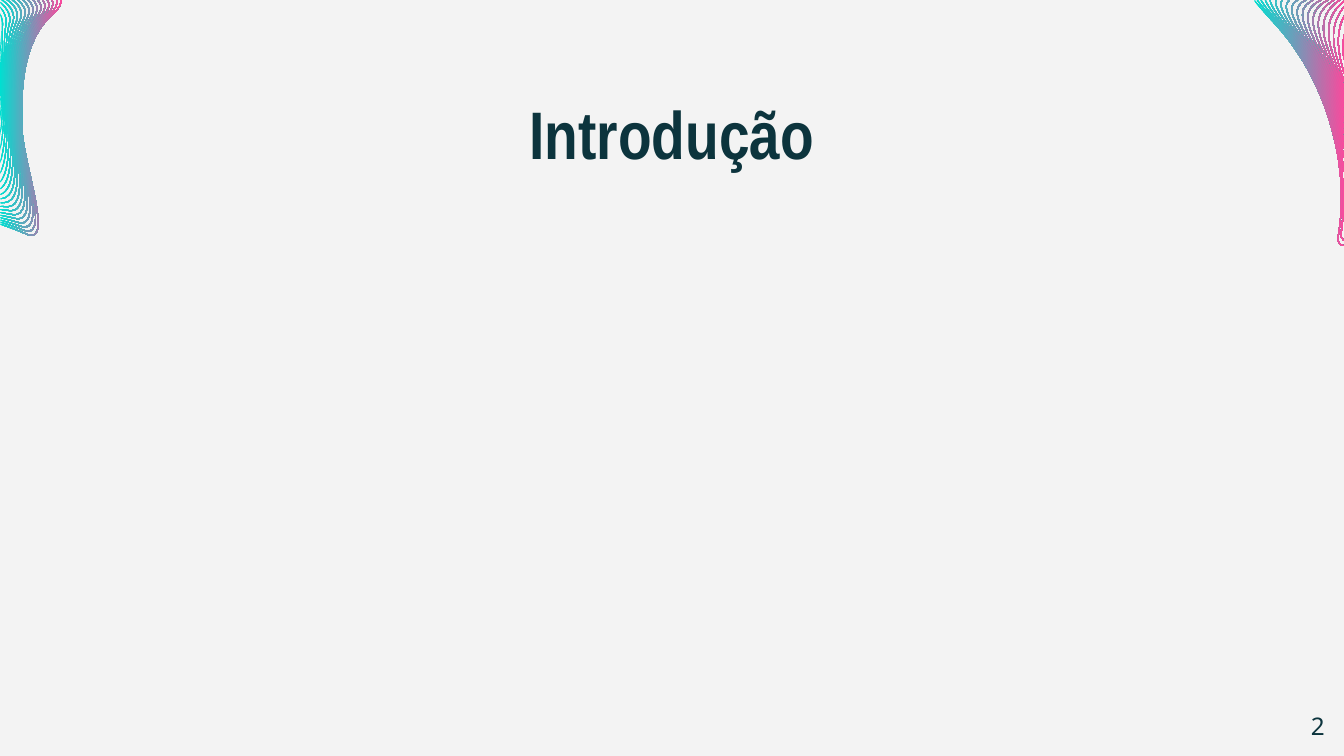
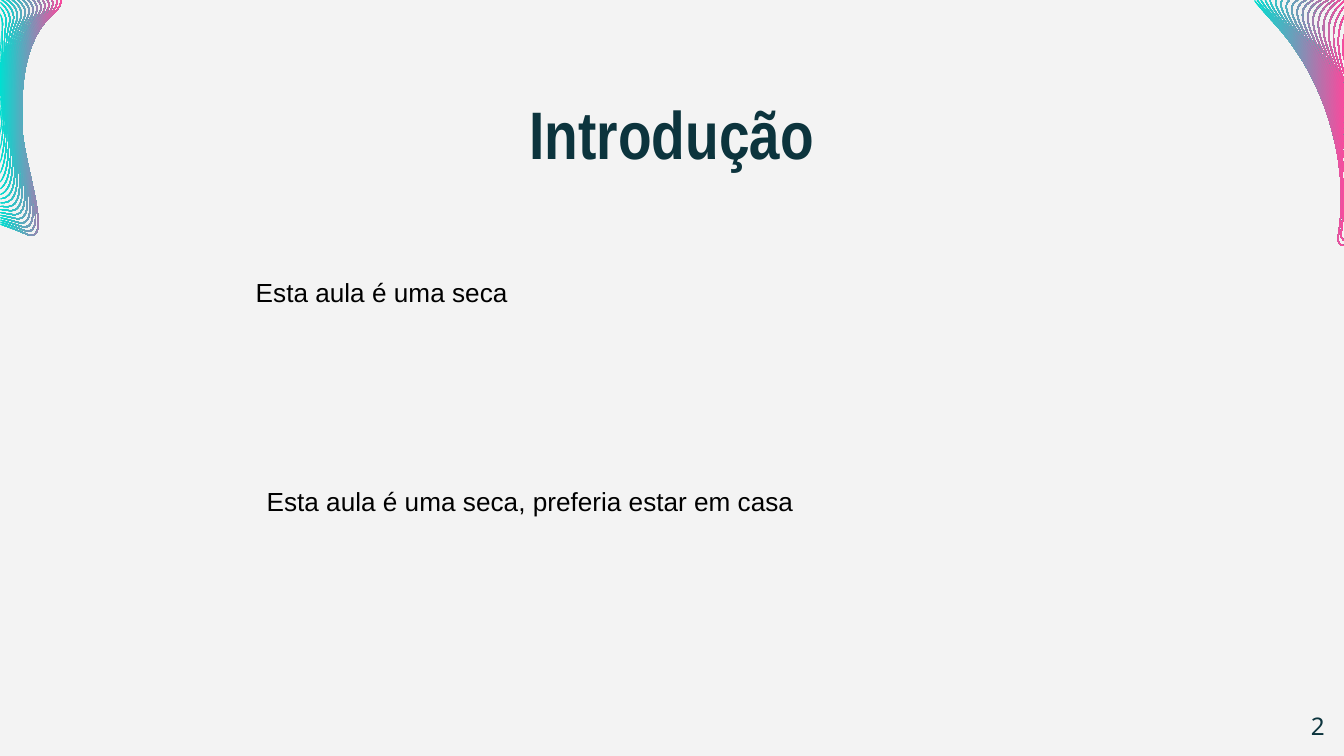
Before and after one commit to SardinhaAlmeida/IM_Projects, a slide deck: slide 2 of PowerPointVoiceApp/ConsoleApp/IM First Presentation.pptx. Drawn at 1344x756 pixels with LibreOffice and Linux fonts; fonts in the diff are those of the drawing. Boxes give left, top, right and bottom in pixels: in the first picture for what was removed or moved away, otherwise in the second. Text is boxed around its words. In the diff, an @@ line names an element or a change of style, - is before the commit and + after.

```diff
--- a/PowerPointVoiceApp/ConsoleApp/IM First Presentation.pptx
+++ b/PowerPointVoiceApp/ConsoleApp/IM First Presentation.pptx
@@ text added at (256,282,507,303), 14 pt, text #000000 @@
+Esta aula é uma seca
@@ text added at (267,491,793,516), 14 pt, text #000000 @@
+Esta aula é uma seca, preferia estar em casa
```
Also in this commit, not shown: 8 other files.
